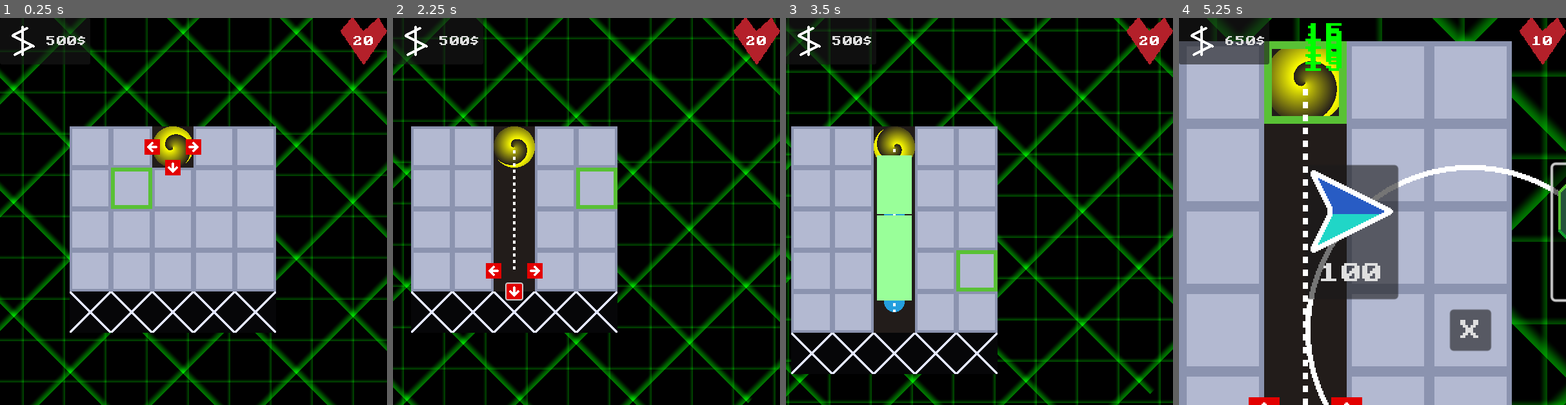
Above: before the commit, frames 1-4 (left to right).
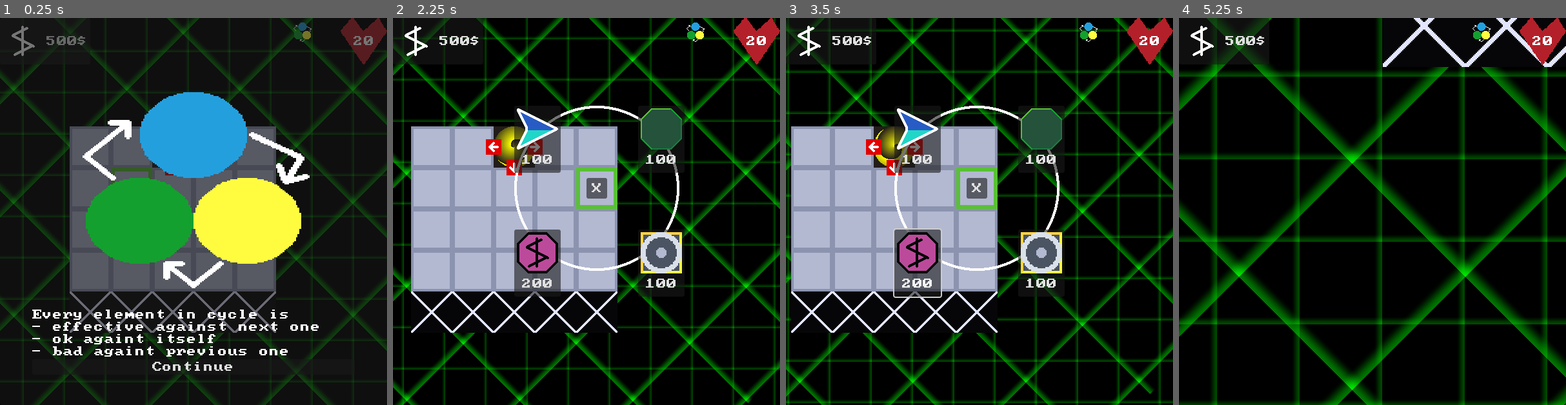
Above: after the commit, the same moments.

Repository: Iviv122/dig-fence
Game: Godot game, scene res://scenes/gameplay.tscn
Two runs of this game, one before a commit and one after it. Both use one fixed random seed, a clock stepped at 60 frames per second and the inputs below. This scene is started directly instead of the project's main scene.
Inputs (mouse positions are in pixels of both pictures, inside the frame that each line leads up to; where the layout moved, square brackets give the same spot in the first picture):
- Up to frame 1 (0.25 s): no input
- Up to frame 2 (2.25 s): click (567, 168) at 0.52 s; click (586, 366) [567, 207] at 1.25 s; tap Enter (ui_accept) at 2 s; move the mouse to (671, 192) at 2.02 s; press the mouse at (671, 192) at 2.03 s; hold D (right) from 2.03 s (still down)
- Up to frame 3 (3.5 s): tap Enter (ui_accept) at 2.27 s; release D (right) at 2.75 s; release the mouse at (1064, 192) at 2.75 s; drag from (902, 230) to (960, 288) at 2.77 s
- Up to frame 4 (5.25 s): move the mouse to (1411, 126) at 3.52 s; hold D (right) 3.53-4.25 s; hold Mouse wheel up (zoomin) 3.53-4.25 s; click (1411, 126) at 3.8 s; drag from (1353, 288) to (1198, 118) at 4.27 s; move the mouse to (1488, 269) at 5.02 s; press the mouse at (1488, 269) at 5.03 s; hold A (left) from 5.03 s (still down)

The runs differ from the first frame. In frame 1, 37% of the frame differs, in the area x 0-100%, y 0-100%; in frame 2, 9.8%; in frame 3, 18%; in frame 4, 83%.

Commit message:
drag movement

Diff:
--- a/assets/towers/tesla_tower.tscn
+++ b/assets/towers/tesla_tower.tscn
@@ -27,9 +27,9 @@
 [node name="Tower" type="Sprite2D"]
 texture = ExtResource("1_57ven")
 script = ExtResource("2_i6fn1")
-radius = 250.0
+radius = 125.0
 bullet_speed = 500.0
-attackspeed = 2.0
+attackspeed = 1.0
 projectile = ExtResource("3_abgjx")
 
 [node name="GPUParticles2D" type="GPUParticles2D" parent="."]
--- a/assets/ui.tscn
+++ b/assets/ui.tscn
@@ -1,12 +1,20 @@
-[gd_scene load_steps=6 format=3 uid="uid://du0ffo05f6asl"]
+[gd_scene load_steps=10 format=3 uid="uid://du0ffo05f6asl"]
 
 [ext_resource type="Script" uid="uid://cknjfl8ao06mq" path="res://objects/player/money_display.gd" id="1_etwi0"]
 [ext_resource type="Texture2D" uid="uid://dc3s7snulyxgj" path="res://raw_assets/Money.png" id="1_rvqgq"]
 [ext_resource type="Script" uid="uid://ccau7boslisuf" path="res://objects/player/health_display.gd" id="2_ohefe"]
 [ext_resource type="Texture2D" uid="uid://i8j22ufcoc1m" path="res://raw_assets/health_sprite.png" id="3_kd4iw"]
+[ext_resource type="Texture2D" uid="uid://du3j2eyb8cbpd" path="res://raw_assets/balance.png" id="5_j0amv"]
+[ext_resource type="Script" uid="uid://dc7t7d6n5sgef" path="res://objects/general_ui/click_to_close.gd" id="6_ekixd"]
 
 [sub_resource type="StyleBoxTexture" id="StyleBoxTexture_kd4iw"]
 texture = ExtResource("3_kd4iw")
+
+[sub_resource type="StyleBoxTexture" id="StyleBoxTexture_ekixd"]
+texture = ExtResource("5_j0amv")
+
+[sub_resource type="StyleBoxTexture" id="StyleBoxTexture_j0amv"]
+texture = ExtResource("5_j0amv")
 
 [node name="Control" type="CanvasLayer"]
 
@@ -33,3 +41,55 @@
 vertical_alignment = 1
 script = ExtResource("2_ohefe")
 metadata/_custom_type_script = "uid://ccau7boslisuf"
+
+[node name="Panel" type="Panel" parent="."]
+anchors_preset = 1
+anchor_left = 1.0
+anchor_right = 1.0
+offset_left = -151.0
+offset_right = -111.0
+offset_bottom = 40.0
+grow_horizontal = 0
+theme_override_styles/panel = SubResource("StyleBoxTexture_ekixd")
+
+[node name="Panel2" type="Panel" parent="."]
+anchors_preset = 15
+anchor_right = 1.0
+anchor_bottom = 1.0
+grow_horizontal = 2
+grow_vertical = 2
+
+[node name="VBoxContainer" type="VBoxContainer" parent="Panel2"]
+layout_mode = 1
+anchors_preset = 8
+anchor_left = 0.5
+anchor_top = 0.5
+anchor_right = 0.5
+anchor_bottom = 0.5
+offset_left = -250.0
+offset_top = -302.5
+offset_right = 250.0
+offset_bottom = 302.5
+grow_horizontal = 2
+grow_vertical = 2
+alignment = 1
+
+[node name="Panel" type="Panel" parent="Panel2/VBoxContainer"]
+custom_minimum_size = Vector2(400, 400)
+layout_mode = 2
+theme_override_styles/panel = SubResource("StyleBoxTexture_j0amv")
+
+[node name="Label3" type="Label" parent="Panel2/VBoxContainer"]
+layout_mode = 2
+text = "Every element in cycle is
+- effective against next one
+- ok againt itself
+- bad againt previous one"
+vertical_alignment = 1
+
+[node name="Button" type="Button" parent="Panel2/VBoxContainer" node_paths=PackedStringArray("obj")]
+layout_mode = 2
+text = "Continue"
+script = ExtResource("6_ekixd")
+obj = NodePath("../..")
+metadata/_custom_type_script = "uid://dc7t7d6n5sgef"
--- a/objects/camera.gd
+++ b/objects/camera.gd
@@ -5,6 +5,10 @@
 @export var MaxZoom: int = 4
 
 var dir: Vector2 = Vector2(0, 0)
+
+var dragging: bool = false
+var drag_start_mouse_pos: Vector2
+var drag_start_camera_pos: Vector2
 
 func _input(event: InputEvent) -> void:
 	if event.is_action_pressed("left"):
@@ -32,6 +36,24 @@
 		zoom.x -= 1
 		zoom.y -= 1
 
-func _process(_delta: float) -> void:
-	position += dir * Speed * _delta
-	position = Vector2(clamp(position.x,limit_left+get_viewport_rect().size.x/2,limit_right-get_viewport_rect().size.x/2),clamp(position.y,limit_top+get_viewport_rect().size.y/2,limit_bottom-get_viewport_rect().size.y/2))
+	if event is InputEventMouseButton:
+		var mouse_event := event as InputEventMouseButton
+		if mouse_event.button_index == MOUSE_BUTTON_MIDDLE:
+			if mouse_event.pressed:
+				dragging = true
+				drag_start_mouse_pos = get_viewport().get_mouse_position()
+				drag_start_camera_pos = position
+			else:
+				dragging = false
+
+func _process(delta: float) -> void:
+	position += dir * Speed * delta
+
+	if dragging:
+		var current_mouse_pos = get_viewport().get_mouse_position()
+		var off = (drag_start_mouse_pos - current_mouse_pos) * zoom
+		position = drag_start_camera_pos + off
+
+	var half_viewport = get_viewport_rect().size / 2 * zoom
+	position.x = clamp(position.x, limit_left + half_viewport.x, limit_right - half_viewport.x)
+	position.y = clamp(position.y, limit_top + half_viewport.y, limit_bottom - half_viewport.y)
--- a/objects/enemies/spawner.gd
+++ b/objects/enemies/spawner.gd
@@ -23,7 +23,7 @@
 func start_wave():
 	digger.hide()
 
-	wave_material = (wave+3)*(wave+3)
+	wave_material = (wave+2)*(wave+2)
 	await  get_tree().process_frame
 	spawn()
 
@@ -41,8 +41,11 @@
 		var p = line.points[n-1]
 
 		e.global_position = p
+
+		e.health += e.health*0.1*wave
+
 		add_child(e)
-		await get_tree().create_timer(0.1).timeout
+		await get_tree().create_timer(0.2).timeout
 		spawn()
 		wave_material-=1
 	else:
--- /dev/null
+++ b/objects/general_ui/click_to_close.gd
@@ -0,0 +1,7 @@
+extends Button
+class_name ClickToClose
+
+@export var obj : Node
+
+func _pressed() -> void:
+    obj.queue_free()
--- a/scenes/gameplay.tscn
+++ b/scenes/gameplay.tscn
@@ -164,3 +164,5 @@
 field = NodePath("../Field")
 line = NodePath("../Line2D")
 enemy = Array[PackedScene]([ExtResource("10_3n40r"), ExtResource("14_nwk8b"), ExtResource("15_x2ust")])
+
+[node name="CanvasLayer" type="CanvasLayer" parent="."]
Not shown, added: objects/general_ui/click_to_close.gd.uid
Binary file changed: raw_assets/balance.png
